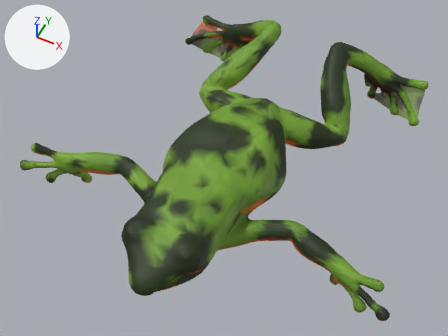
Renders of the glTF model public/assets/creatures/toad.swim.glb from each side of a commit.
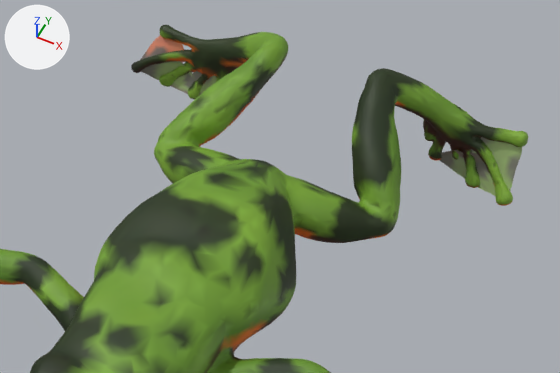
Each version is shown whole from a camera (50 mm lens) standing at (0.031, -0.0574, 0.0861) and looking at (-0.0016, 0.0076, 0.0048), then close up on the part from 23% to 100% of the width and 0% to 68% of the height. Lighting does not change. The marker at upper left points along +X, +Y and +Z. The last two pictures show the newer version. Where no turn or scale is listed for an object, it has been applied to the vertices. Vertices at exactly the same position are counted once.

The first close-up shows 'toad.swim'.
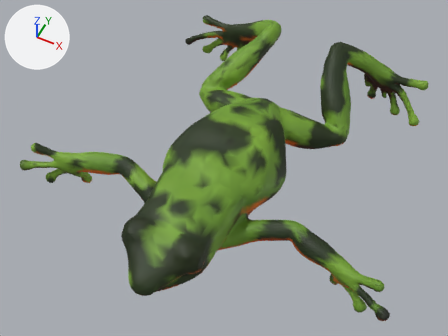
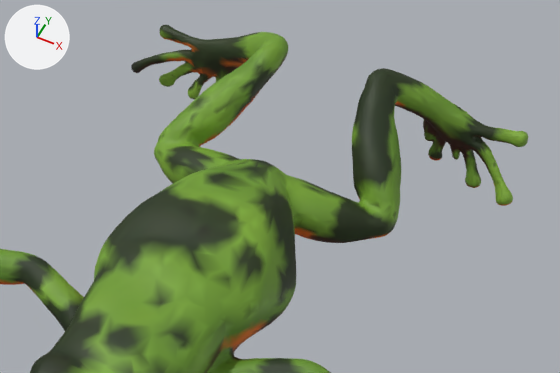
What changed in the scene script:
```text
Change me_toad_swim:
    used by ob_toad_swim; location = (-0.00011, 0.01076, 0.00672)
    remove me_toad_swim.from_pydata(...)  # 12547 vertices, 24894 faces; spans x -0.0328..0.0328, y -0.033..0.033, z -0.0082..0.0082
    add me_toad_swim.from_pydata(...)  # 12001 vertices, 23998 faces; spans x -0.0328..0.0328, y -0.033..0.033, z -0.0082..0.0082
    me_toad_swim part 1: the loose piece of 313 vertices spanning x -0.0275..-0.0146, y 0.0299..0.0325, z -0.0077..0.0002 is deleted
    me_toad_swim part 2: the loose piece of 233 vertices spanning x 0.0148..0.0253, y 0.0284..0.0319, z -0.0073..0.0006 is deleted
    me_toad_swim part 3: 23998 kept faces spanning x -0.0328..0.0328, y -0.033..0.033, z -0.0082..0.0082 get new vertex colours
```

Where the change shows, as pixel boxes (x1, y1, x2, y2) in the close-ups (560 x 373 px):
part 1 of me_toad_swim, deleted
    before: (140, 35, 217, 95)
part 2 of me_toad_swim, deleted (green)
    before: (440, 137, 522, 196)
part 3 of me_toad_swim, recoloured
    both: (138, 33, 525, 199)
